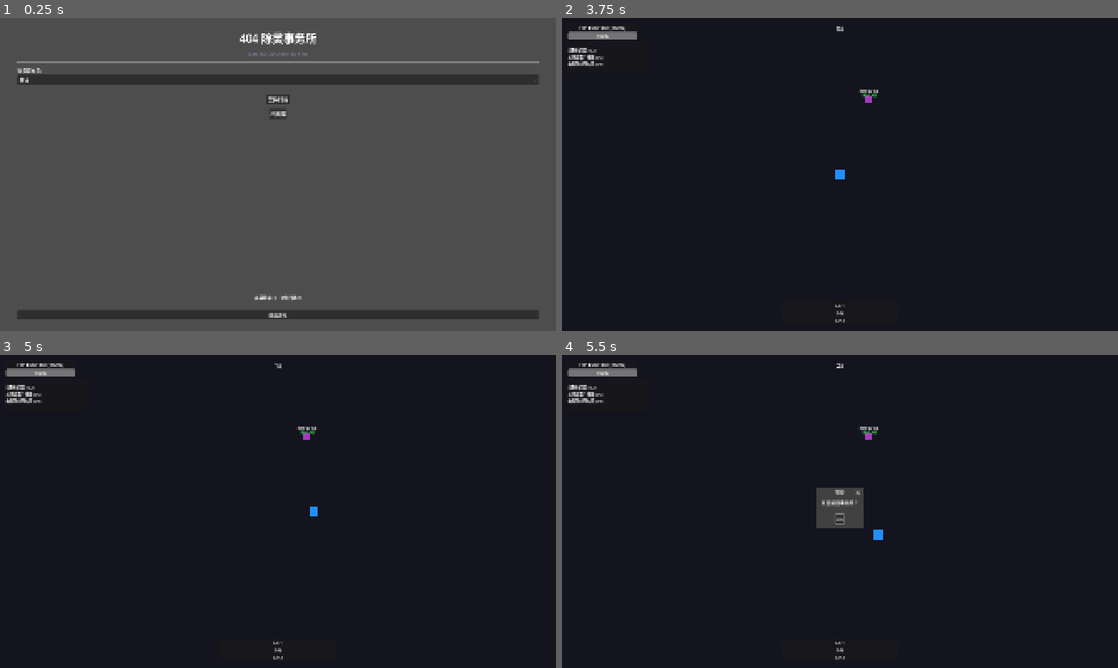
Above: before the commit, frames 1-4 (two rows, left to right).
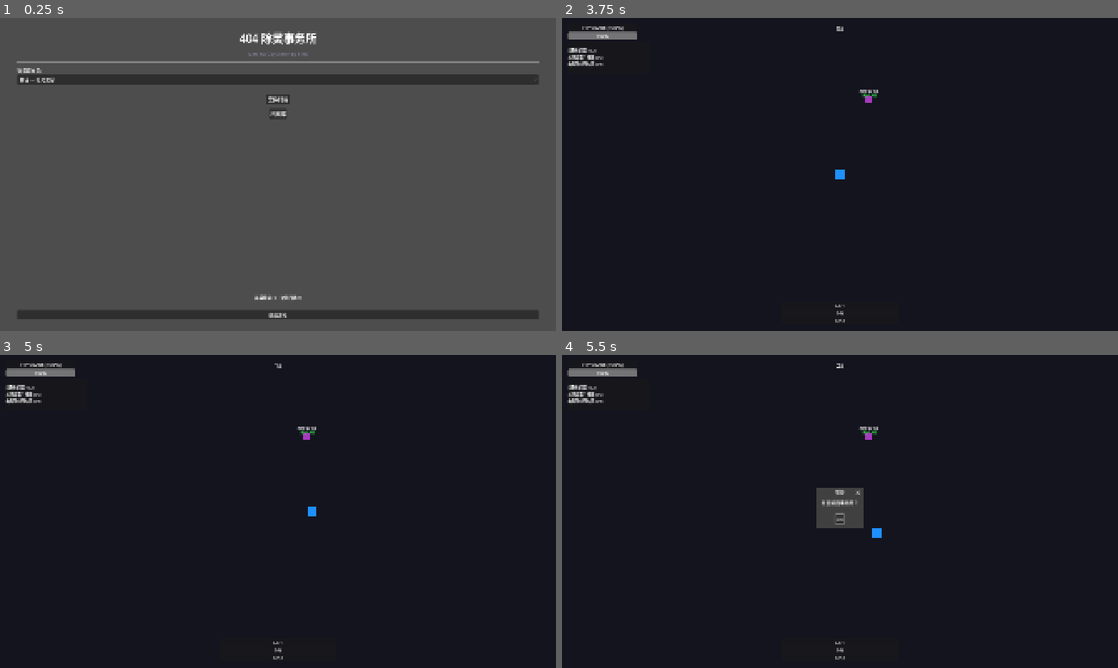
Above: after the commit, the same moments.

Repository: thefoolsparkle-oss/404_exorcism_agency
Game: Godot game, scene res://scenes/office/office_main.tscn
Two runs of this game, one before a commit and one after it. Both use one fixed random seed, a clock stepped at 60 frames per second and the inputs below.
Inputs (mouse positions are in pixels of both pictures, inside the frame that each line leads up to):
- Up to frame 1 (0.25 s): no input
- Up to frame 2 (3.75 s): click "林锦" (after the commit: "林锦 — 符咒黑客") at 0.5 s; click "案件终端" at 1.25 s; click "档案库" at 2 s; click "返回" at 2.75 s; click "接受任务" at 3.5 s
- Up to frame 3 (5 s): tap Enter at 4.25 s; move the mouse to (400, 495) at 4.27 s; hold D (move_right) from 4.28 s (still down); hold E (interact) from 4.28 s (still down); click (400, 495) at 4.42 s
- Up to frame 4 (5.5 s): tap Space at 5 s; move the mouse to (728, 527) at 5.02 s; release D (move_right) at 5.03 s; release E (interact) at 5.03 s; hold S (move_down) from 5.03 s (still down); tap P at 5.1 s

The runs differ from the first frame. In frame 1, less than 0.1% of the frame differs, in the area x 5-10%, y 19-21%; in frame 2, less than 0.1%; in frame 3, less than 0.1%; in frame 4, 0.1%, in the area x 3-58%, y 2-60%.

Commit message:
Phase 5: 3 characters with starter skills + passives, 12 skills with Tier 3 evolutions, Bai Zhi lifesteal

Diff:
--- a/game/data/characters/characters.json
+++ b/game/data/characters/characters.json
@@ -1,14 +1,29 @@
 {
   "lin_jin": {
     "id": "lin_jin", "name_cn": "林锦", "name_en": "Lin Jin",
-    "title": "符咒黑客", "description": "将传统符咒改写为可执行脚本，用电子符纸入侵异常。",
-    "max_hp": 100, "move_speed": 220.0, "base_damage": 14,
-    "attack_interval": 0.4, "attack_range": 540.0, "projectile_speed": 440.0, "color": "dodgerblue"
+    "title": "符咒黑客", "color": "dodgerblue",
+    "description": "将传统符咒改写为可执行脚本，用电子符纸入侵异常。远程输出，穿透攻击。",
+    "max_hp": 90, "move_speed": 210.0, "base_damage": 12,
+    "attack_interval": 0.45, "attack_range": 540.0, "projectile_speed": 440.0,
+    "starter_skill": "red_talisman_pulse",
+    "passive_desc": "远程穿透强化"
   },
   "xu_zhaye": {
     "id": "xu_zhaye", "name_cn": "徐招夜", "name_en": "Xu Zhaoye",
-    "title": "民俗调查员", "description": "民俗学研究者，以纸人、铜钱、八卦镜等传统法器应对异常。召唤物更多，生存能力更强。",
-    "max_hp": 140, "move_speed": 190.0, "base_damage": 10,
-    "attack_interval": 0.55, "attack_range": 460.0, "projectile_speed": 380.0, "color": "darkgoldenrod"
+    "title": "民俗调查员", "color": "darkgoldenrod",
+    "description": "民俗学研究者，以纸人、铜钱、八卦镜等传统法器应对异常。召唤物主导，高生存。",
+    "max_hp": 130, "move_speed": 185.0, "base_damage": 9,
+    "attack_interval": 0.55, "attack_range": 460.0, "projectile_speed": 370.0,
+    "starter_skill": "paper_effigy_decoy",
+    "passive_desc": "召唤物+2上限"
+  },
+  "bai_zhi": {
+    "id": "bai_zhi", "name_cn": "白纸", "name_en": "Bai Zhi",
+    "title": "半感染特工", "color": "crimson",
+    "description": "曾接触未知异常物，身体不可逆变异。高风险高回报，近战吸血。",
+    "max_hp": 110, "move_speed": 195.0, "base_damage": 15,
+    "attack_interval": 0.5, "attack_range": 380.0, "projectile_speed": 400.0,
+    "starter_skill": "black_iris_gaze",
+    "passive_desc": "击杀回复 12% HP"
   }
 }
--- a/game/data/skills/skills.json
+++ b/game/data/skills/skills.json
@@ -1,72 +1,117 @@
 {
   "red_talisman_pulse": {
-    "id": "red_talisman_pulse",
-    "name_cn": "红符脉冲",
-    "name_en": "Red Talisman Pulse",
-    "description_cn": "投射物穿透 +1 名敌人",
-    "description_en": "Projectiles pierce +1 enemy",
-    "type": "passive",
-    "max_tier": 2,
+    "id": "red_talisman_pulse", "name_cn": "红符脉冲", "name_en": "Red Talisman Pulse",
+    "description_cn": "投射物穿透 +1 名敌人", "type": "passive", "max_tier": 3,
+    "icon_color": "crimson", "character": "lin_jin",
     "tiers": [
-      {"pierce_bonus": 1, "damage_mult": 1.0},
-      {"pierce_bonus": 2, "damage_mult": 1.2}
-    ],
-    "icon_color": "crimson"
+      {"pierce_bonus": 1, "damage_mult": 1.0, "name": "脉冲"},
+      {"pierce_bonus": 2, "damage_mult": 1.2, "name": "超载电池", "evolve_item": "overload_battery"},
+      {"pierce_bonus": 3, "damage_mult": 1.5, "multishot": 2, "name": "赤雷暴雨", "evolve_item": "crimson_thunder"}
+    ]
   },
   "azure_talisman_chain": {
-    "id": "azure_talisman_chain",
-    "name_cn": "青符锁链",
-    "name_en": "Azure Talisman Chain",
-    "description_cn": "每隔 5 秒连锁闪电弹跳 3 次",
-    "description_en": "Every 5s, chain lightning bounces 3 times",
-    "type": "active_interval",
-    "max_tier": 2,
+    "id": "azure_talisman_chain", "name_cn": "青符锁链", "name_en": "Azure Talisman Chain",
+    "description_cn": "每隔 5 秒连锁闪电弹跳 3 次", "type": "active_interval", "max_tier": 3,
+    "icon_color": "dodgerblue",
     "tiers": [
       {"interval": 5.0, "bounces": 3, "damage": 15, "range": 200},
-      {"interval": 4.0, "bounces": 5, "damage": 25, "range": 300}
-    ],
-    "icon_color": "dodgerblue"
+      {"interval": 4.5, "bounces": 4, "damage": 22, "range": 250},
+      {"interval": 3.5, "bounces": 6, "damage": 35, "range": 350}
+    ]
   },
   "thunder_seal_array": {
-    "id": "thunder_seal_array",
-    "name_cn": "雷鸣符阵",
-    "name_en": "Thunder Seal Array",
-    "description_cn": "每隔 8 秒在身边释放雷电环",
-    "description_en": "Every 8s, release a lightning ring around you",
-    "type": "active_interval",
-    "max_tier": 2,
+    "id": "thunder_seal_array", "name_cn": "雷鸣符阵", "name_en": "Thunder Seal Array",
+    "description_cn": "每隔 8 秒在身边释放雷电环", "type": "active_interval", "max_tier": 3,
+    "icon_color": "gold",
     "tiers": [
       {"interval": 8.0, "damage": 25, "radius": 150},
-      {"interval": 6.0, "damage": 40, "radius": 220}
-    ],
-    "icon_color": "gold"
+      {"interval": 7.0, "damage": 35, "radius": 200},
+      {"interval": 5.5, "damage": 55, "radius": 260}
+    ]
   },
   "will_o_wisp_drone": {
-    "id": "will_o_wisp_drone",
-    "name_cn": "鬼火无人机",
-    "name_en": "Will-o-Wisp Drone",
-    "description_cn": "召唤无人机自动攻击附近敌人",
-    "description_en": "Summon a drone that auto-attacks nearby enemies",
-    "type": "summon",
-    "max_tier": 2,
+    "id": "will_o_wisp_drone", "name_cn": "鬼火无人机", "name_en": "Will-o-Wisp Drone",
+    "description_cn": "召唤无人机自动攻击附近敌人", "type": "summon", "max_tier": 3,
+    "icon_color": "limegreen",
     "tiers": [
       {"count": 1, "damage": 8, "attack_interval": 1.0, "range": 250},
-      {"count": 2, "damage": 12, "attack_interval": 0.7, "range": 350}
-    ],
-    "icon_color": "limegreen"
+      {"count": 2, "damage": 12, "attack_interval": 0.8, "range": 320, "name": "黑客罗盘", "evolve_item": "hacker_compass"},
+      {"count": 3, "damage": 18, "attack_interval": 0.6, "range": 400, "name": "鬼火群", "evolve_item": "wisp_swarm"}
+    ]
   },
   "firewall_barrier": {
-    "id": "firewall_barrier",
-    "name_cn": "防火墙障",
-    "name_en": "Firewall Barrier",
-    "description_cn": "每隔 15 秒生成护盾，持续 3 秒",
-    "description_en": "Every 15s, gain a shield for 3s",
-    "type": "active_interval",
-    "max_tier": 2,
+    "id": "firewall_barrier", "name_cn": "防火墙障", "name_en": "Firewall Barrier",
+    "description_cn": "每隔 15 秒生成护盾，持续 3 秒", "type": "active_interval", "max_tier": 2,
+    "icon_color": "darkorange",
     "tiers": [
       {"interval": 15.0, "duration": 3.0},
-      {"interval": 10.0, "duration": 5.0}
-    ],
-    "icon_color": "darkorange"
+      {"interval": 11.0, "duration": 5.0}
+    ]
+  },
+  "data_lightning": {
+    "id": "data_lightning", "name_cn": "数据雷击", "name_en": "Data Lightning",
+    "description_cn": "每隔 10 秒雷击随机敌人，造成高额伤害", "type": "active_interval", "max_tier": 2,
+    "icon_color": "cyan",
+    "tiers": [
+      {"interval": 10.0, "damage": 40, "targets": 1},
+      {"interval": 8.0, "damage": 60, "targets": 2}
+    ]
+  },
+  "paper_effigy_decoy": {
+    "id": "paper_effigy_decoy", "name_cn": "纸人诱饵", "name_en": "Paper Effigy Decoy",
+    "description_cn": "召唤纸人吸引敌人，爆炸造成范围伤害", "type": "summon", "max_tier": 3,
+    "icon_color": "ivory", "character": "xu_zhaye",
+    "tiers": [
+      {"count": 1, "damage": 20, "lifetime": 8.0, "detonate_radius": 120},
+      {"count": 2, "damage": 30, "lifetime": 10.0, "detonate_radius": 150, "name": "香灰瓶", "evolve_item": "incense_ash_bottle"},
+      {"count": 4, "damage": 45, "lifetime": 12.0, "detonate_radius": 200, "name": "纸人夜行", "evolve_item": "night_parade"}
+    ]
+  },
+  "coin_sword_array": {
+    "id": "coin_sword_array", "name_cn": "铜钱剑阵", "name_en": "Coin Sword Array",
+    "description_cn": "围绕玩家旋转的铜钱剑，对接触敌人造成伤害", "type": "summon", "max_tier": 3,
+    "icon_color": "sandybrown", "character": "xu_zhaye",
+    "tiers": [
+      {"count": 2, "damage": 12, "orbit_speed": 3.0, "orbit_radius": 90},
+      {"count": 3, "damage": 18, "orbit_speed": 3.5, "orbit_radius": 100, "name": "门神木牌", "evolve_item": "door_guardian"},
+      {"count": 5, "damage": 28, "orbit_speed": 4.0, "orbit_radius": 120, "name": "镇宅剑域", "evolve_item": "sword_domain"}
+    ]
+  },
+  "incense_ash_field": {
+    "id": "incense_ash_field", "name_cn": "香灰领域", "name_en": "Incense Ash Field",
+    "description_cn": "留下香灰轨迹，减速并持续伤害敌人", "type": "active_interval", "max_tier": 2,
+    "icon_color": "lightgray",
+    "tiers": [
+      {"interval": 12.0, "duration": 4.0, "damage_per_sec": 10, "slow": 0.4, "radius": 120},
+      {"interval": 10.0, "duration": 6.0, "damage_per_sec": 18, "slow": 0.5, "radius": 160}
+    ]
+  },
+  "black_iris_gaze": {
+    "id": "black_iris_gaze", "name_cn": "黑瞳凝视", "name_en": "Black Iris Gaze",
+    "description_cn": "对 Boss/精英造成额外伤害，每 12 秒释放一次凝视", "type": "active_interval", "max_tier": 3,
+    "icon_color": "black", "character": "bai_zhi",
+    "tiers": [
+      {"interval": 12.0, "damage": 50, "heal_pct": 0.05},
+      {"interval": 10.0, "damage": 80, "heal_pct": 0.08, "name": "腐化血清", "evolve_item": "corruption_serum"},
+      {"interval": 8.0, "damage": 120, "heal_pct": 0.12, "name": "死亡预兆", "evolve_item": "death_foresight"}
+    ]
+  },
+  "whisper_circuit": {
+    "id": "whisper_circuit", "name_cn": "低语回路", "name_en": "Whisper Circuit",
+    "description_cn": "对所有敌人施加伤害加深效果", "type": "passive", "max_tier": 2,
+    "icon_color": "purple",
+    "tiers": [
+      {"damage_taken_mult": 1.15},
+      {"damage_taken_mult": 1.35}
+    ]
+  },
+  "old_camera_flash": {
+    "id": "old_camera_flash", "name_cn": "旧相机闪光", "name_en": "Old Camera Flash",
+    "description_cn": "每 20 秒闪光致盲附近敌人，并揭示隐藏物品", "type": "active_interval", "max_tier": 2,
+    "icon_color": "white",
+    "tiers": [
+      {"interval": 20.0, "blind_duration": 2.0, "radius": 300},
+      {"interval": 16.0, "blind_duration": 3.5, "radius": 420}
+    ]
   }
 }
--- a/game/scripts/combat/combat.gd
+++ b/game/scripts/combat/combat.gd
@@ -10,8 +10,34 @@
 	objective_tracker.setup(current_case)
 	objective_tracker.all_objectives_complete.connect(_on_all_objectives_done)
 	EventBus.experience_dropped.connect(_on_experience_dropped)
+	EventBus.enemy_killed.connect(_on_enemy_killed)
 	_apply_relics()
+	_grant_starter_skill()
+	_apply_character_passive()
 	EventBus.combat_started.emit()
+
+func _on_enemy_killed(_type: String, _pos: Vector2) -> void:
+	var player = $entities/player
+	if player and player.has_lifesteal:
+		player.current_hp = min(player.current_hp + int(player.max_hp * player.lifesteal_pct), player.max_hp)
+		EventBus.player_health_changed.emit(player.current_hp, player.max_hp)
+
+func _grant_starter_skill() -> void:
+	var char_data: Dictionary = DataLoader.load_json("res://data/characters/characters.json")
+	var selected: String = SaveManager.data.selected_character
+	var stats: Dictionary = char_data.get(selected, {})
+	var starter: String = stats.get("starter_skill", "")
+	if starter:
+		var player = $entities/player
+		player.get_node("skill_system").acquire_skill(starter)
+
+func _apply_character_passive() -> void:
+	var player = $entities/player
+	var selected: String = SaveManager.data.selected_character
+	match selected:
+		"bai_zhi":
+			player.has_lifesteal = true
+			player.lifesteal_pct = 0.12
 
 func _apply_relics() -> void:
 	var relics_data: Dictionary = DataLoader.load_json("res://data/skills/relics.json")
--- a/game/scripts/combat/player_controller.gd
+++ b/game/scripts/combat/player_controller.gd
@@ -9,6 +9,8 @@
 var experience_to_next: int = 30
 var invincible: bool = false
 var invincible_timer: float = 0.0
+var has_lifesteal: bool = false
+var lifesteal_pct: float = 0.0
 
 func _ready() -> void:
 	_apply_character_stats()
--- a/game/scripts/core/save_manager.gd
+++ b/game/scripts/core/save_manager.gd
@@ -30,7 +30,7 @@
 		"version": 1,
 		"resources": {"anomaly_essence": 0, "broken_circuit": 0},
 		"completed_cases": [],
-		"unlocked_characters": ["lin_jin", "xu_zhaye"],
+		"unlocked_characters": ["lin_jin", "xu_zhaye", "bai_zhi"],
 		"selected_character": "lin_jin",
 		"permanent_upgrades": {}
 	}
--- a/game/scripts/office/office_main.gd
+++ b/game/scripts/office/office_main.gd
@@ -27,7 +27,8 @@
 	char_select.clear()
 	for char_id in SaveManager.data.unlocked_characters:
 		var data: Dictionary = characters_data.get(char_id, {})
-		char_select.add_item(data.get("name_cn", char_id))
+		var label: String = "%s — %s" % [data.get("name_cn", char_id), data.get("title", "")]
+		char_select.add_item(label)
 		if char_id == SaveManager.data.selected_character:
 			char_select.select(char_select.item_count - 1)
 
